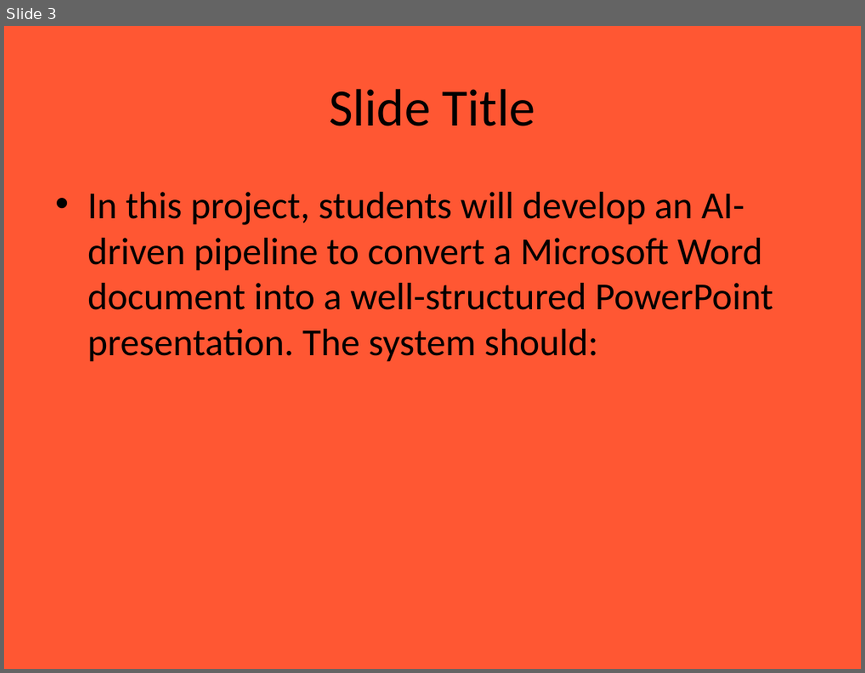
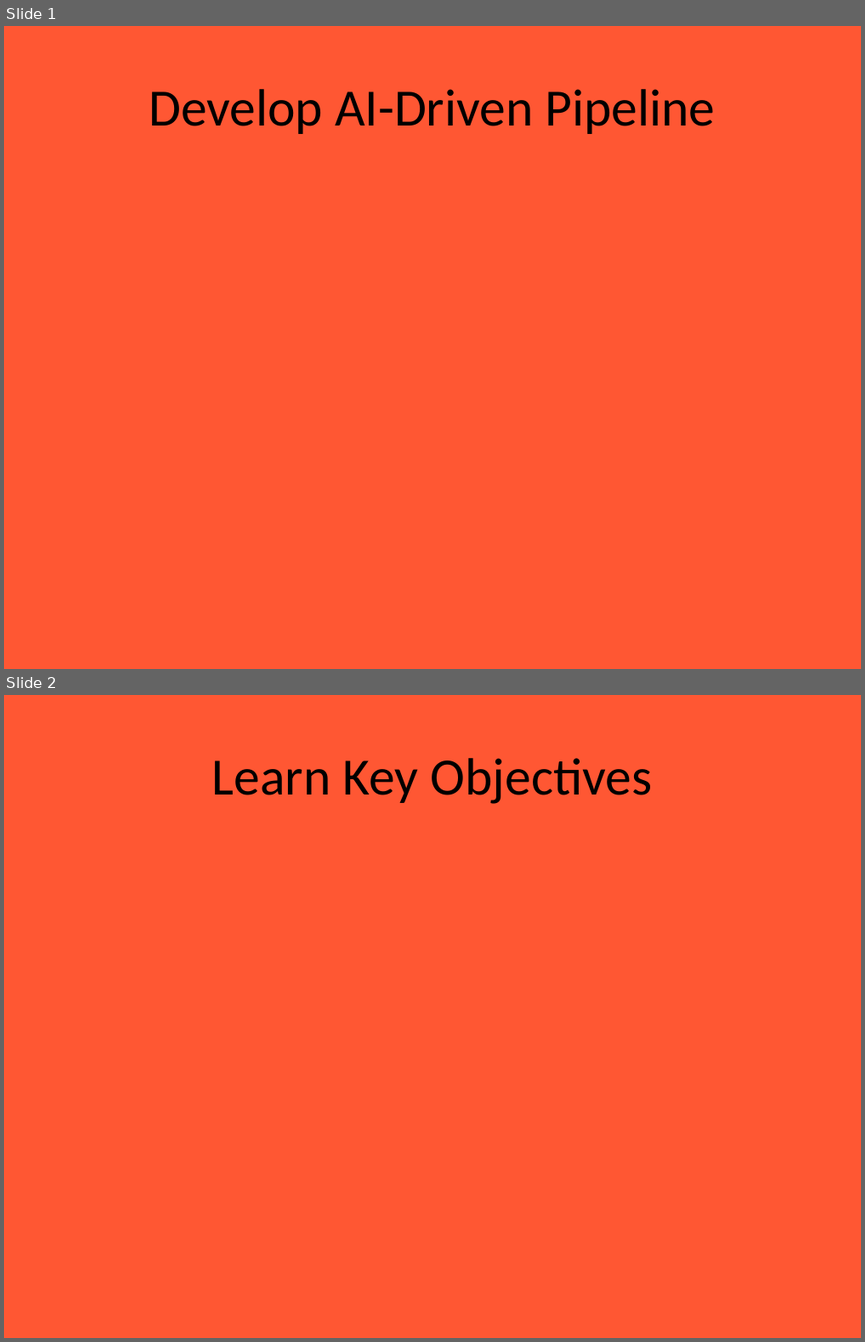
Before and after one commit to Chanyen20/slideCraft, a slide deck: server/uploads/SmartSlideGen.pptx. Shown one above the other, each under a label of ours: slide 3 before the commit, slides 1 and 2 after it. The pictures are 865x673 and 865x1342 pixels, drawn with LibreOffice and Linux fonts; fonts in the diff are those of the drawing. Boxes give left, top, right and bottom in pixels: in the first picture for what was removed or moved away, otherwise in the second. Text is boxed around its words. In the diff, an @@ line names an element or a change of style, - is before the commit and + after.

```diff
--- a/server/uploads/SmartSlideGen.pptx
+++ b/server/uploads/SmartSlideGen.pptx
@@ slide 2 added at box(4, 695, 861, 1338), background #FF5733 @@
@@ title added at box(212, 758, 653, 804), 44 pt, text #000000 @@
+Learn Key Objectives
@@ what was slide 3 is now slide 1 @@
@@ slide 1 changed as well @@
@@ title at box(148, 89, 715, 134): text changed @@
-Slide Title
+Develop AI-Driven Pipeline
@@ text removed at box(87, 192, 773, 362) @@
-• In this project, students will develop an AI-driven pipeline to convert a Microsoft Word document into a well-structured PowerPoint presentation. The system should:
```
Also in this commit, not shown: 1 other slide changed, 3 other slides added, 40 slides removed, 2 other files.
